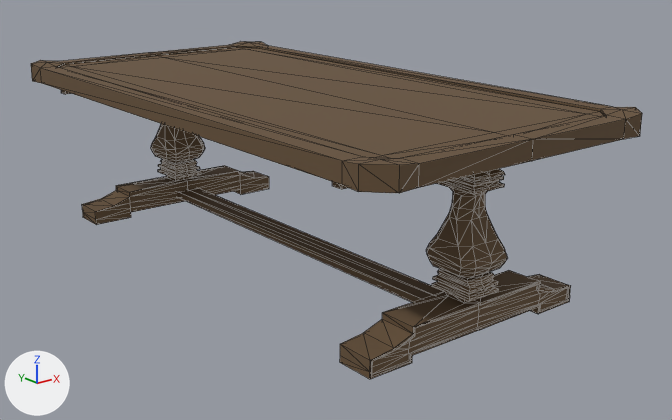
An edit to the glTF model models/table.glb, drawn before and after from the same camera.
The view is the same before and after, from a 50 mm lens placed at (-247.0, -339.0, 153.0), pointed at (12.0, -16.0, 24.0). The lights are fixed; the arrows at lower left show +X, +Y and +Z. The first picture is the older version. Mesh edges are drawn as thin lines. Where no turn or scale is listed for an object, it has been applied to the vertices. Vertices at exactly the same position are counted once.

In view in the first picture: 'Table2'.
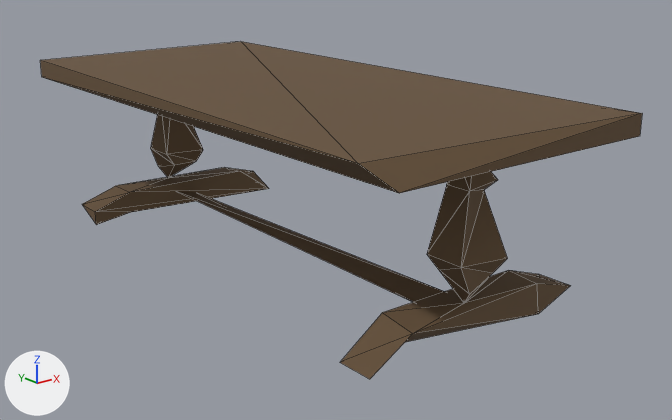
The change, as a list of edits to the scene's bpy script:
```text
Change me_mesh_0:
    used by ob_table2; location = (0.0, 0.0, 0.0)
    remove me_mesh_0.from_pydata(...)  # 766 vertices, 1500 faces; spans x -71.0..71.0, y -139.0..139.0, z 0.0..83.0
    add me_mesh_0.from_pydata(...)  # 68 vertices, 115 faces; spans x -71.0..62.0, y -139.0..139.0, z 0.0..83.0
    me_mesh_0 part 1: the loose piece of 12 vertices spanning x -63.0..63.0, y -112.0..-108.0, z 69.0..74.0 is deleted
    me_mesh_0 part 2: 6 vertices moved within x -7.0..7.0, y -118.0..118.0, z 24.0; 674 vertices removed from x -71.0..71.0, y -139.0..138.0, z 0.0..83.0
    other edits to the shape of me_mesh_0 do not show in these pictures
```

Changed parts and their boxes [x1, y1, x2, y2] in the pictures (672 x 420 px):
'Table2', reshaped: before [31, 41, 642, 379]; after [40, 41, 642, 379]
part 1 of me_mesh_0, deleted (mostly hidden): before [332, 182, 348, 189]
part 2 of me_mesh_0, reshaped: before [31, 41, 642, 379]; after [151, 148, 506, 303]
